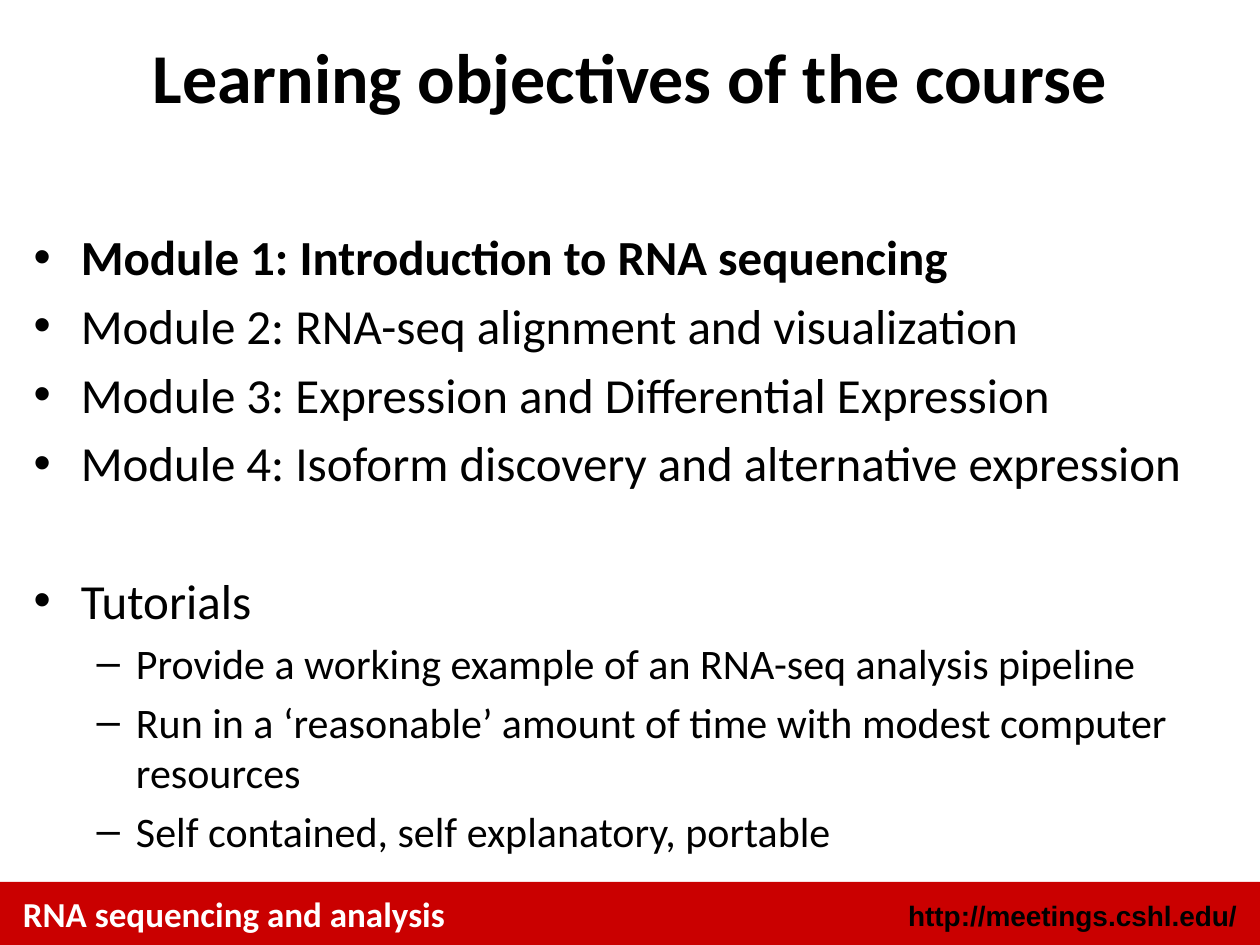
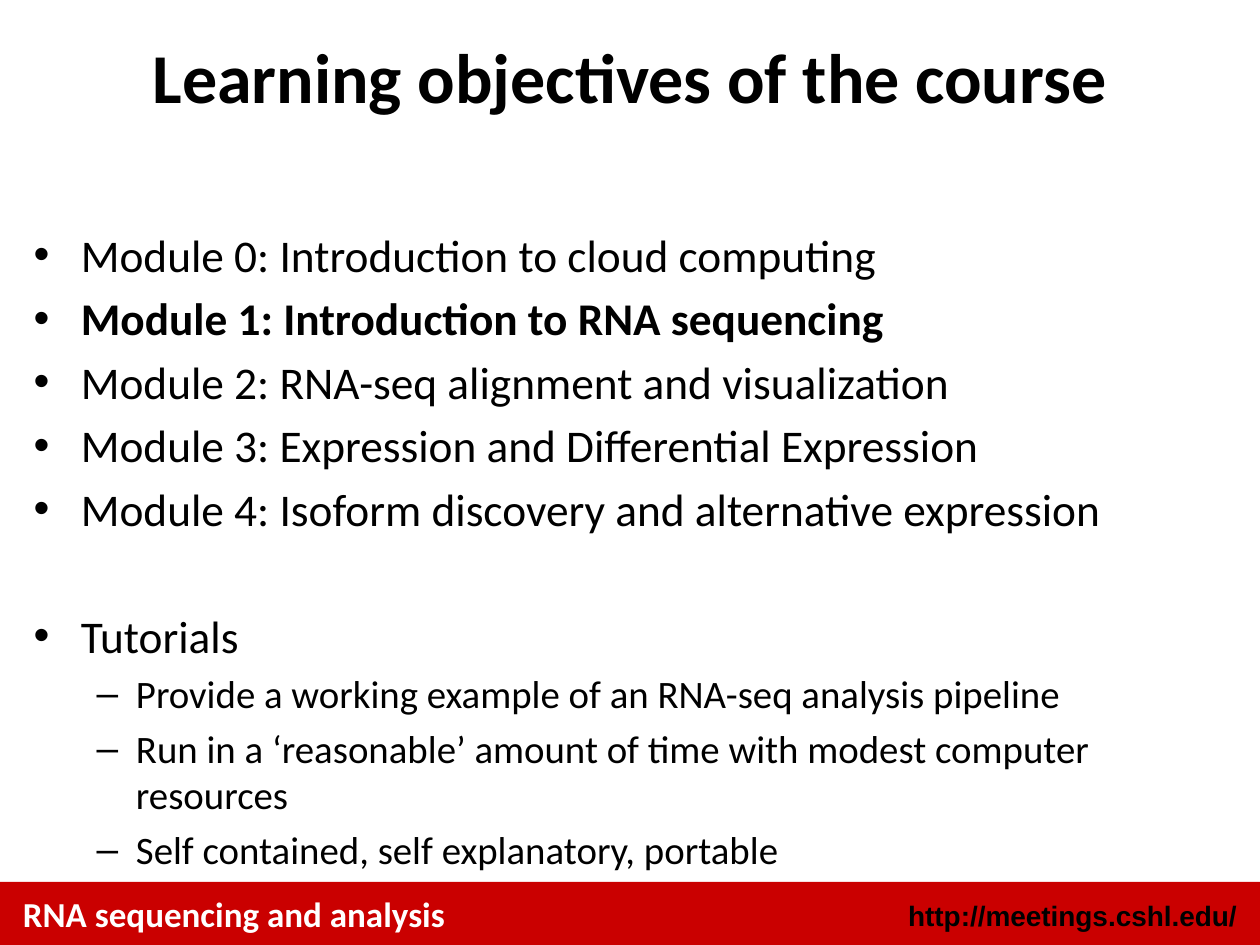
Before and after one commit to griffithlab/rnaseq_tutorial, a slide deck: slide 3 of lectures/cshl/2014/RNASeq_Module1_Lecture.pptx. Drawn at 1260x945 pixels with LibreOffice and Linux fonts; fonts in the diff are those of the drawing. Boxes give left, top, right and bottom in pixels: in the first picture for what was removed or moved away, otherwise in the second. Text is boxed around its words. In the diff, an @@ line names an element or a change of style, - is before the commit and + after.

Commit message:
update all lectures to list module 0 in overview, remove use of comic sans font in the cloud lecture

```diff
--- a/lectures/cshl/2014/RNASeq_Module1_Lecture.pptx
+++ b/lectures/cshl/2014/RNASeq_Module1_Lecture.pptx
@@ text at (81, 240, 876, 280): paragraph added @@
+• Module 0: Introduction to cloud computing
@@ text at (81, 303, 1100, 871): size 28 to 25.9 pt in "Module 1: Introduction to RNA sequencing", "Module 2: RNA-seq alignment and visualization", "Module 3: Expression and Differential Expression", "Module 4: Isoform discovery and alternative expression" and 1 more places; size 24 to 22.2 pt in "Provide a working example of an RNA-seq ...", "Run in a ‘reasonable’ amount of time ...", "Self contained, self explanatory, portable" @@
```
Also in this commit, not shown: 3 other slides changed, 4 other files.
